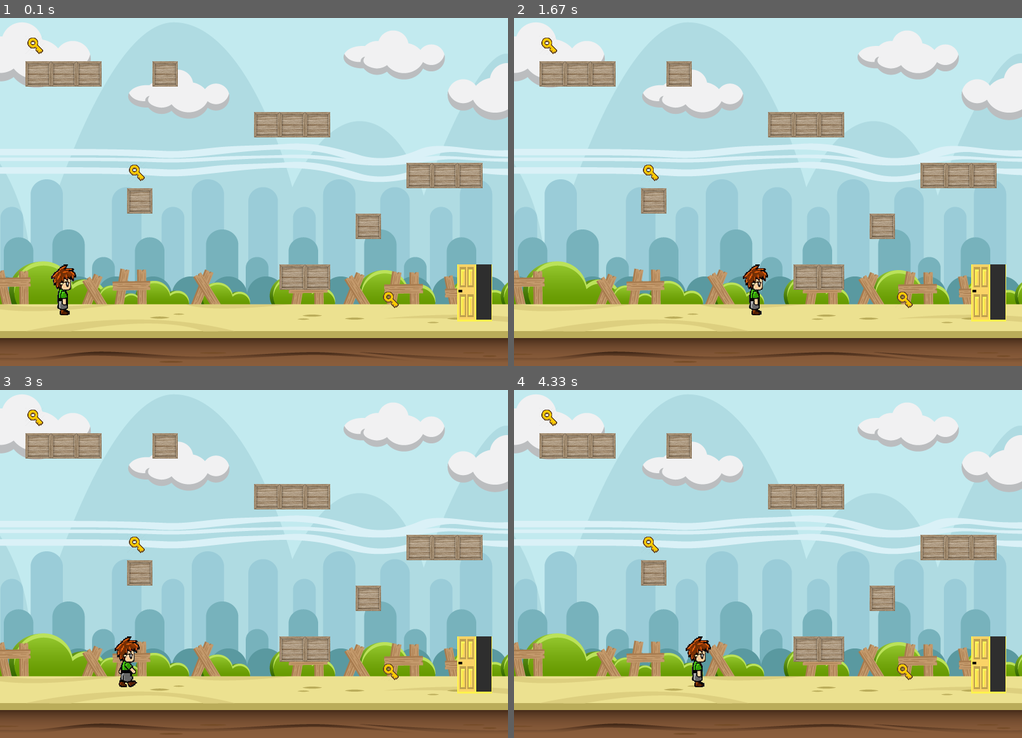
Above: before the commit, frames 1-4 (two rows, left to right).
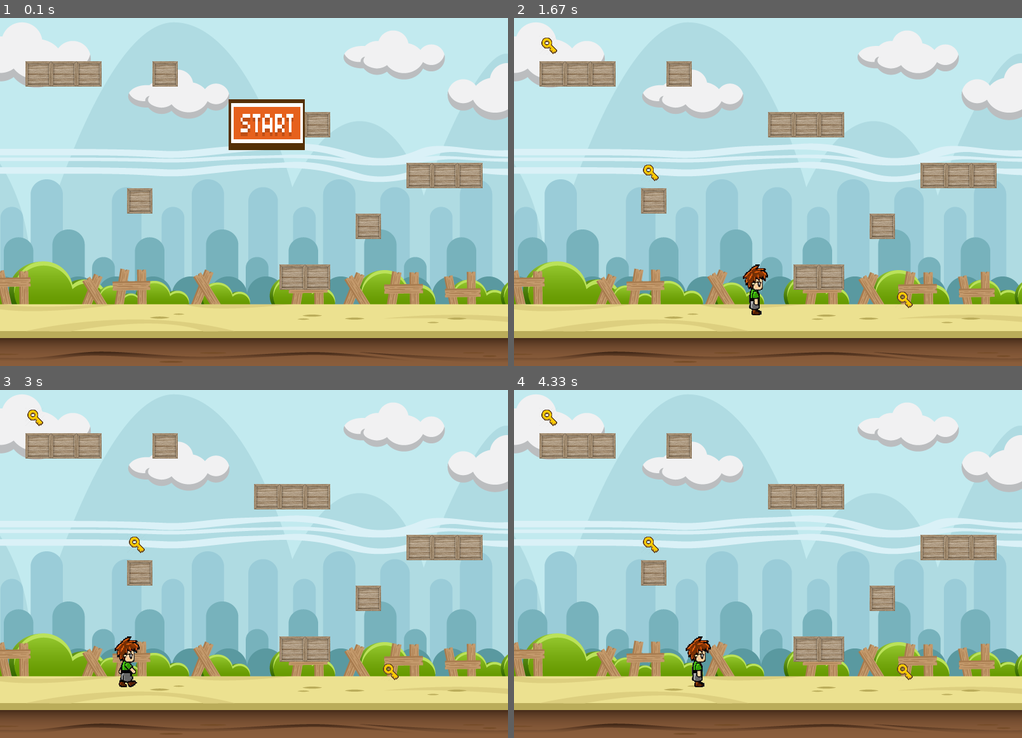
Above: after the commit, the same moments.

Repository: mainguyentananh/PyGameBasic
Game: pygame game, started from demo.py
Same seed, same stepped clock (60 frames per second), same inputs: the game is played once before the commit and once after it.
Inputs (mouse positions are in pixels of both pictures, inside the frame that each line leads up to):
- Up to frame 1 (0.1 s): no input
- Up to frame 2 (1.67 s): press the mouse at (778, 125) at 0.37 s; move the mouse to (712, 150) at 0.47 s; release the mouse at (646, 178) at 0.6 s; hold Right 0.67-1.13 s; move the mouse to (818, 261) at 0.7 s; hold Right 1.17-1.63 s
- Up to frame 3 (3 s): hold Left 1.67-2.2 s; hold Left 2.23-2.63 s; hold Right from 2.67 s (still down)
- Up to frame 4 (4.33 s): release Right at 3.3 s; hold Left 3.33-3.8 s; hold Right 3.83-4.3 s

The runs differ from the first frame. In frame 1, 3.9% of the frame differs, in the area x 5-97%, y 5-88%; in frame 2, 1.1%; in frame 3, 1.1%; in frame 4, 1.1%.

Commit message:
22PM2510

Diff:
--- a/convertdata.py
+++ b/convertdata.py
@@ -1,29 +1,54 @@
 import pickle
 
-world_data2 = [
-	[0,0,0,0,0,0,0,0,0,0,0,0,0,0,0,0,0,0,0,0],
-	[0,0,0,0,0,0,0,0,0,0,0,0,2,0,0,0,0,0,0,0],
-	[0,0,0,0,0,0,0,0,0,0,0,0,1,0,0,0,0,0,0,0],
-	[0,0,0,0,0,0,0,0,0,0,0,0,0,0,0,0,0,0,0,0],
-	[0,0,0,0,0,0,0,1,0,0,0,0,0,0,0,0,0,0,0,2],
-	[0,0,0,0,0,0,0,0,0,0,0,0,0,0,0,0,0,0,0,1],
-	[0,0,0,1,0,0,0,0,0,0,0,0,0,0,0,1,0,0,0,0],
-	[0,0,0,0,0,0,0,0,0,0,0,1,0,0,0,0,0,0,0,0],
-	[0,0,0,0,0,0,0,1,0,0,0,0,0,0,0,0,0,0,0,0],
-	[0,0,0,0,0,0,0,0,0,0,0,0,0,0,0,0,0,0,0,0],
-	[0,0,0,0,1,0,0,0,0,0,0,0,0,0,0,0,0,0,0,0],
-	[0,0,0,0,0,0,0,0,0,2,0,0,0,0,0,0,0,0,3,0],
-	[0,0,1,0,0,0,4,4,4,1,4,4,4,4,1,4,4,0,0,0],
-	[0,0,0,0,0,0,0,0,0,0,0,0,0,0,0,0,0,0,0,0],
-	[0,0,0,0,0,0,0,0,0,0,0,0,0,0,0,0,0,0,0,0],
-	[0,0,0,0,0,0,0,0,0,0,0,0,0,0,0,0,0,0,0,0],
-	[0,0,0,0,0,0,0,0,0,0,0,0,0,0,0,0,0,0,0,0],
-	[0,0,0,0,0,0,0,0,0,0,0,0,0,0,0,0,0,0,0,0],
-	[0,0,0,0,0,0,0,0,0,0,0,0,0,0,0,0,0,0,0,0],
-	[0,0,0,0,0,0,0,0,0,0,0,0,0,0,0,0,0,0,0,0],
-	[0,0,0,0,0,0,0,0,0,0,0,0,0,0,0,0,0,0,0,0]
-	]
+# map1 = [
+# 		[0, 0, 0, 0, 0, 0, 0, 0, 0, 0, 0, 0, 0, 0, 0, 0, 0, 0, 0, 0],
+# 		[0, 0, 0, 0, 0, 0, 0, 0, 0, 0, 0, 0, 0, 0, 0, 0, 0, 0, 0, 0],
+# 		[0, 2, 0, 0, 0, 0, 0, 0, 0, 0, 0, 0, 0, 0, 0, 0, 0, 0, 0, 0],
+# 		[0, 1, 1, 1, 0, 0, 1, 0, 0, 0, 0, 0, 0, 0, 0, 0, 0, 0, 0, 0],
+# 		[0, 0, 0, 0, 0, 0, 0, 0, 0, 0, 0, 0, 0, 0, 0, 0, 0, 0, 0, 0],
+# 		[0, 0, 0, 0, 0, 0, 0, 0, 0, 0, 1, 1, 1, 0, 0, 0, 0, 0, 0, 0],
+# 		[0, 0, 0, 0, 0, 0, 0, 0, 0, 0, 0, 0, 0, 0, 0, 0, 0, 0, 0, 0],
+# 		[0, 0, 0, 0, 0, 2, 0, 0, 0, 0, 0, 0, 0, 0, 0, 0, 1, 1, 1, 0],
+# 		[0, 0, 0, 0, 0, 1, 0, 0, 0, 0, 0, 0, 0, 0, 0, 0, 0, 0, 0, 0],
+# 		[0, 0, 0, 0, 0, 0, 0, 0, 0, 0, 0, 0, 0, 0, 1, 0, 0, 0, 0, 0],
+# 		[0, 0, 0, 0, 0, 0, 0, 0, 0, 0, 0, 0, 0, 0, 0, 0, 0, 0, 0, 0],
+# 		[0, 0, 0, 0, 0, 0, 0, 0, 0, 0, 0, 1, 1, 0, 0, 0, 0, 0, 3, 0],
+# 		[0, 0, 0, 0, 0, 0, 0, 0, 0, 0, 0, 0, 0, 0, 0, 2, 0, 0, 0, 0],
+# 		[0, 0, 0, 0, 0, 0, 0, 0, 0, 0, 0, 0, 0, 0, 0, 0, 0, 0, 0, 0],
+# 		[0, 0, 0, 0, 0, 0, 0, 0, 0, 0, 0, 0, 0, 0, 0, 0, 0, 0, 0, 0],
+# 		[0, 0, 0, 0, 0, 0, 0, 0, 0, 0, 0, 0, 0, 0, 0, 0, 0, 0, 0, 0],
+# 		[0, 0, 0, 0, 0, 0, 0, 0, 0, 0, 0, 0, 0, 0, 0, 0, 0, 0, 0, 0],
+# 		[0, 0, 0, 0, 0, 0, 0, 0, 0, 0, 0, 0, 0, 0, 0, 0, 0, 0, 0, 0],
+# 		[0, 0, 0, 0, 0, 0, 0, 0, 0, 0, 0, 0, 0, 0, 0, 0, 0, 0, 0, 0],
+# 		[0, 0, 0, 0, 0, 0, 0, 0, 0, 0, 0, 0, 0, 0, 0, 0, 0, 0, 0, 0],
+# 		[0, 0, 0, 0, 0, 0, 0, 0, 0, 0, 0, 0, 0, 0, 0, 0, 0, 0, 0, 0]
+# 		]
 
-pickout  = open("map2.pickle","wb")
-pickle.dump(world_data2,pickout)
-pickout.close()
+
+# map2 = [
+# 	[0,0,0,0,0,0,0,0,0,0,0,0,0,0,0,0,0,0,0,0],
+# 	[0,0,0,0,0,0,0,0,0,0,0,0,2,0,0,0,0,0,0,0],
+# 	[0,0,0,0,0,0,0,0,0,0,0,0,1,0,0,0,0,0,0,0],
+# 	[0,0,0,0,0,0,0,0,0,0,0,0,0,0,0,0,0,0,0,0],
+# 	[0,0,0,0,0,0,0,1,0,0,0,0,0,0,0,0,0,0,0,2],
+# 	[0,0,0,0,0,0,0,0,0,0,0,0,0,0,0,0,0,0,0,1],
+# 	[0,0,0,1,0,0,0,0,0,0,0,0,0,0,0,0,0,0,0,0],
+# 	[0,0,0,0,0,0,0,0,0,0,0,0,0,0,0,0,1,0,0,0],
+# 	[0,0,0,0,0,0,0,1,0,0,0,0,0,0,0,0,0,0,0,0],
+# 	[0,0,0,0,0,0,0,0,0,0,0,0,0,0,0,0,0,0,0,0],
+# 	[0,0,0,0,1,0,0,0,0,0,0,0,0,0,0,0,0,0,0,0],
+# 	[0,0,0,0,0,0,0,0,0,2,0,0,0,0,0,0,0,0,3,0],
+# 	[0,0,1,0,0,0,4,4,4,1,4,4,4,4,1,4,4,0,0,0],
+# 	[0,0,0,0,0,0,0,0,0,0,0,0,0,0,0,0,0,0,0,0],
+# 	[0,0,0,0,0,0,0,0,0,0,0,0,0,0,0,0,0,0,0,0],
+# 	[0,0,0,0,0,0,0,0,0,0,0,0,0,0,0,0,0,0,0,0],
+# 	[0,0,0,0,0,0,0,0,0,0,0,0,0,0,0,0,0,0,0,0],
+# 	[0,0,0,0,0,0,0,0,0,0,0,0,0,0,0,0,0,0,0,0],
+# 	[0,0,0,0,0,0,0,0,0,0,0,0,0,0,0,0,0,0,0,0],
+# 	[0,0,0,0,0,0,0,0,0,0,0,0,0,0,0,0,0,0,0,0],
+# 	[0,0,0,0,0,0,0,0,0,0,0,0,0,0,0,0,0,0,0,0]
+# 	]
+
+# pickout = open("map2.pickle","wb")
+# pickle.dump(map2,pickout)
+# pickout.close()
--- a/demo.py
+++ b/demo.py
@@ -8,24 +8,37 @@
 mixer.init()
 pygame.init()
 
-#variable state
+#define map
 num = 1
 max_num = 3
+
+#define door and state game
 game_over = 0
-
-screen_width = 800
-screen_height = 600
+oDoor = 0
+
+#define menu
+main_menu = True
 
 #FPS
 fpsclock = pygame.time.Clock()
 FPS = 60
 
+#Config
+screen_width = 800
+screen_height = 600
 screen = pygame.display.set_mode((screen_width,screen_height))
 pygame.display.set_caption("Demo Game")
+pygame.mixer.music.load('sound/start.mp3')
+pygame.mixer.music.play(-1,0,5000)
+
 
 #load images
 bGround1 = pygame.image.load("image/bg1.png")
 bGround2 = pygame.image.load("image/bg2.png")
+bGround3 = pygame.image.load("image/bg3.png")
+start = pygame.image.load("image/start.png")
+restart = pygame.image.load("image/restart.png")
+
 
 #load sound
 sJump = pygame.mixer.Sound("sound/jump.wav")
@@ -34,11 +47,17 @@
 sCoin = pygame.mixer.Sound("sound/coin.wav")
 sCoin.set_volume(0.5)
 
+sDead = pygame.mixer.Sound("sound/Dead.wav")
+sDead.set_volume(0.5)
+
+sNext = pygame.mixer.Sound("sound/next_map.wav")
+sNext.set_volume(0.5)
+
 tile_size = 40
 
 
 def next_map(num):
-	player.reset(tile_size*2, screen_height-(tile_size*4))
+	player.reset(tile_size, screen_height-(tile_size*4))
 	key_grp.empty()
 	door_grp.empty()
 	lava_grp.empty()
@@ -58,7 +77,7 @@
 		pygame.draw.line(screen,(255,255,255),(0,line * tile_size),(screen_width,line * tile_size))
 		pygame.draw.line(screen,(255,255,255),(line * tile_size,0),(line * tile_size,screen_height))
 
-#draw land
+#draw world
 class World():
 	def __init__(self,data):
 		self.tile_list = []
@@ -157,6 +176,12 @@
 		self.check_jump = 0
 
 
+	def oDoor(self,oDoor):
+		if pygame.sprite.spritecollide(self,key_grp,True):
+			oDoor += 1
+			sCoin.play()
+		return oDoor
+
 	def update(self,game_over):
 		dx = 0
 		dy = 0
@@ -222,9 +247,7 @@
 
 
 		#check for collision
-
 		for tile in world.tile_list:
-
 			#check x
 			if tile[1].colliderect(self.rect.x + dx,self.rect.y,self.width,self.height):
 				dx = 0 #Khong di xuyen qua
@@ -242,16 +265,24 @@
 				self.check_jump = 0
 
 
-		if pygame.sprite.spritecollide(self,key_grp,True):
-			sCoin.play()
-
 		#check for collision with exit
-		if pygame.sprite.spritecollide(self, door_grp, False):
-			game_over = 1
+		# Show Door and Next Map
+		if oDoor >=3:
+			if pygame.sprite.spritecollide(self, door_grp, False):
+				game_over = 1
+				sNext.play()
+
+		if pygame.sprite.spritecollide(self,lava_grp,False):
+			game_over = -1
+			sDead.play()
+
 
 		#update player
 		self.rect.x += dx
 		self.rect.y += dy
+
+		if game_over == -1:
+			self.rect.y = -200
 
 		# print(dy)
 		# print(self.rect.top)
@@ -298,32 +329,83 @@
 player = Player(tile_size*2,screen_height-(tile_size*4))
 
 
+class Button():
+	def __init__(self, x, y, image):
+		self.image = pygame.transform.scale(image,(120,80))
+		self.rect = self.image.get_rect()
+		self.rect.x = x
+		self.rect.y = y
+		self.clicked = False
+
+	def draw(self):
+		action = False
+
+		#get mouse position
+		pos = pygame.mouse.get_pos()
+
+		#check mouseover and clicked conditions
+		if self.rect.collidepoint(pos):
+			if pygame.mouse.get_pressed()[0] == 1 and self.clicked == False:
+				action = True
+				self.clicked = True
+
+		if pygame.mouse.get_pressed()[0] == 0:
+			self.clicked = False
+
+
+		#draw button
+		screen.blit(self.image, self.rect)
+
+		return action
+
+start_button = Button((screen_width / 2) - 40, (screen_height / 2) - 120, start)
+restart_button = Button((screen_width / 2) - 40, (screen_height / 2) - 120, restart)
 
 #Main
 run = True
 while run:
 	fpsclock.tick(FPS)
-	#draw_layout()
-	#pygame.draw.line(screen,(0,0,0),(0,520),(800,520))
 
 	if num == 1:
 		screen.blit(bGround1,(0,0))
 	if num ==2:
 		screen.blit(bGround2,(0,0))
+	if num ==3:
+		screen.blit(bGround3,(0,0))
 
 	world.drawWorld()
-	game_over = player.update(game_over)
-	door_grp.draw(screen)
-	key_grp.draw(screen)
-	lava_grp.draw(screen)
-
-
-	if game_over == 1:
-		num += 1
-		if num <= max_num:
-			world = next_map(num)
-			game_over = 0
-
+
+	if main_menu == True:
+		if start_button.draw():
+			main_menu = False
+			pygame.mixer.music.stop()
+
+	else:
+		game_over = player.update(game_over)
+		oDoor = player.oDoor(oDoor)
+
+		#Show Door
+		if oDoor >=3:
+			door_grp.draw(screen)
+		key_grp.draw(screen)
+		lava_grp.draw(screen)
+
+		if game_over == -1:
+			if restart_button.draw():
+				num = 1
+				world = next_map(num)
+				game_over = 0
+				oDoor = 0
+
+		if game_over == 1:
+			num += 1
+			if num <= max_num:
+				world = next_map(num)
+				game_over = 0
+			oDoor = 0
+
+	#draw_layout()
+	#pygame.draw.line(screen,(0,0,0),(0,520),(800,520))
 
 	for event in pygame.event.get():
 		if event.type == pygame.QUIT:
@@ -332,5 +414,3 @@
 
 
 pygame.quit()
-
-# load map là vấn đề gặp phải
Binary file added: image/bg3.png
Binary file added: image/exit.png
Binary file added: image/restart.png
Binary file added: image/start.png
Binary file changed: map2.pickle
Binary file added: map3.pickle
Not shown, added: sound/dead.wav
Not shown, added: sound/next_map.wav
Not shown, added: sound/start.mp3
